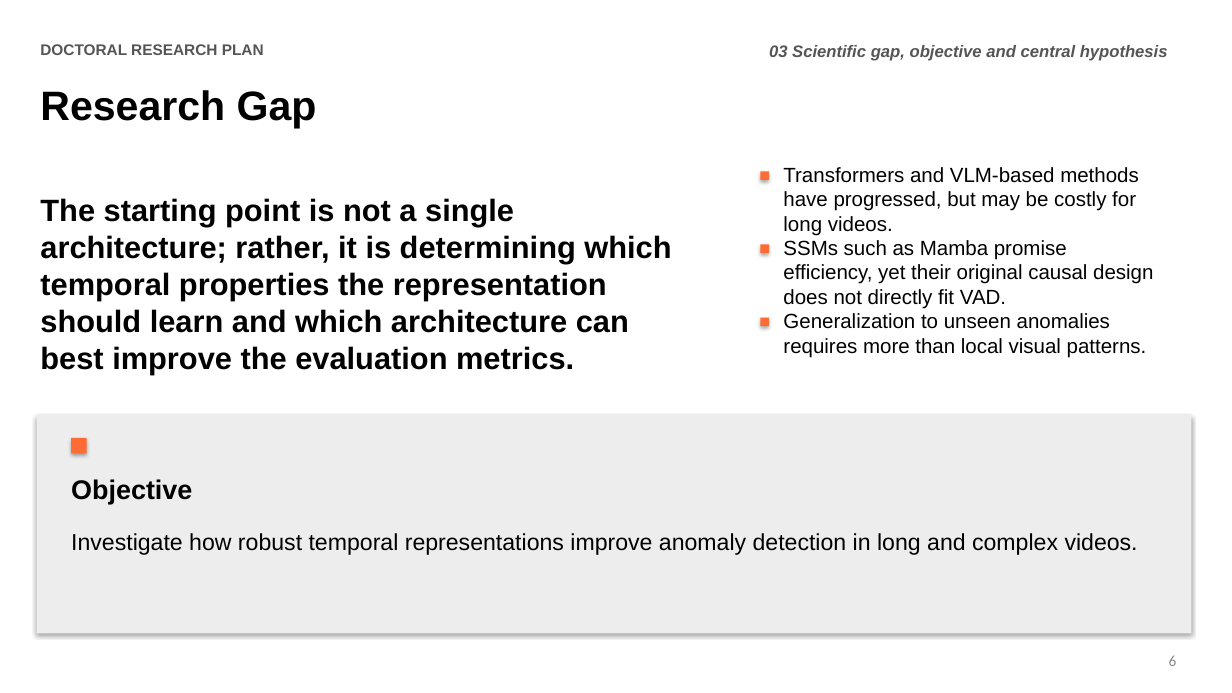
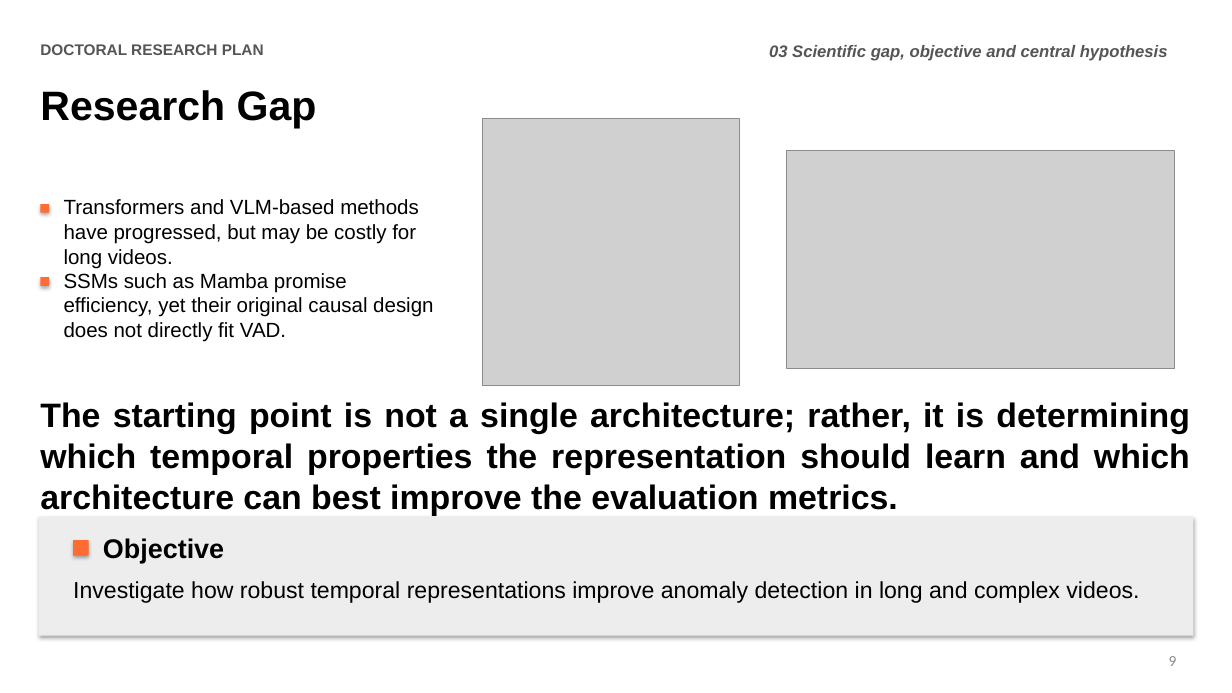
Before and after one commit to zeroxred/research, a slide deck: slide 9 of presentations/research_plan_wsvad_phd_english.pptx (slide 6 before the commit). Drawn at 1232x693 pixels with LibreOffice and Linux fonts; fonts in the diff are those of the drawing; grey boxes stand for pictures. Boxes give left, top, right and bottom in pixels: in the first picture for what was removed or moved away, otherwise in the second. Text is boxed around its words. In the diff, an @@ line names an element or a change of style, - is before the commit and + after.

```diff
--- a/presentations/research_plan_wsvad_phd_english.pptx
+++ b/presentations/research_plan_wsvad_phd_english.pptx
@@ picture added at [482,118,739,384] @@
@@ picture added at [787,151,1174,369] @@
@@ rectangle: place and size @@
-rectangle at [761,171,769,179]
+rectangle at [41,204,49,213]
@@ text "Transformers and VLM-based methods have ...": place and size @@
-text "Transformers and VLM-based methods have ..." at [783,167,1139,236]
+text "Transformers and VLM-based methods have ..." at [64,199,419,269]
@@ text "SSMs such as Mamba promise ...": place and size @@
-text "SSMs such as Mamba promise ..." at [783,240,1153,309]
+text "SSMs such as Mamba promise ..." at [64,273,433,342]
@@ rectangle: place and size @@
-rectangle at [761,245,769,253]
+rectangle at [41,277,49,286]
@@ rectangle removed at [761,318,769,326] @@
@@ text removed at [783,313,1147,358] @@
-Generalization to unseen anomalies requires more than local visual patterns.
@@ text "The starting point is not ...": place and size @@
-text "The starting point is not ..." at [40,198,671,374]
+text "The starting point is not ..." at [40,402,1190,515]
@@ text "The starting point is not ..." at [40,402,1190,515]: size 24 to 26.4 pt; alignment left to justified @@
@@ rectangle: place and size @@
-rectangle at [37,414,1192,634]
+rectangle at [39,517,1194,636]
@@ text "Objective": place and size @@
-text "Objective" at [71,479,192,504]
+text "Objective" at [103,538,224,563]
@@ rectangle: place and size @@
-rectangle at [71,438,87,454]
+rectangle at [73,541,89,556]
@@ text "Investigate how robust temporal representations ...": place and size @@
-text "Investigate how robust temporal representations ..." at [71,533,1138,555]
+text "Investigate how robust temporal representations ..." at [73,581,1139,603]
@@ page number at [1169,656,1177,666]: text changed @@
-6
+9
```
Also in this commit, not shown: 3 other slides changed, 4 slides added, 2 other files.
